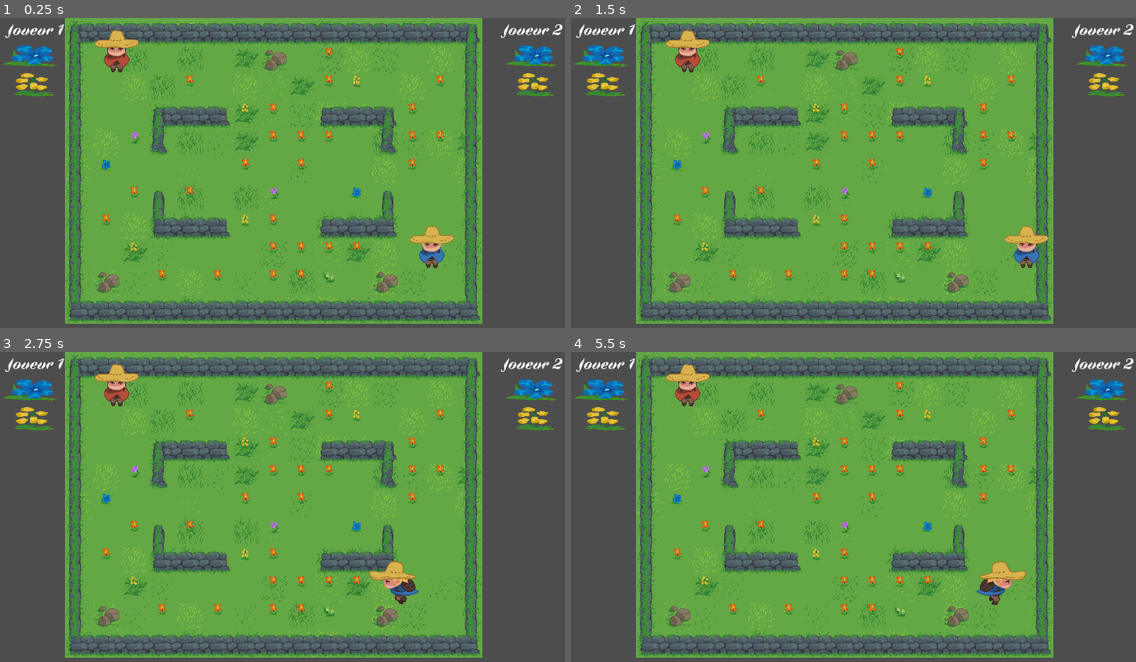
Above: before the commit, frames 1-4 (two rows, left to right).
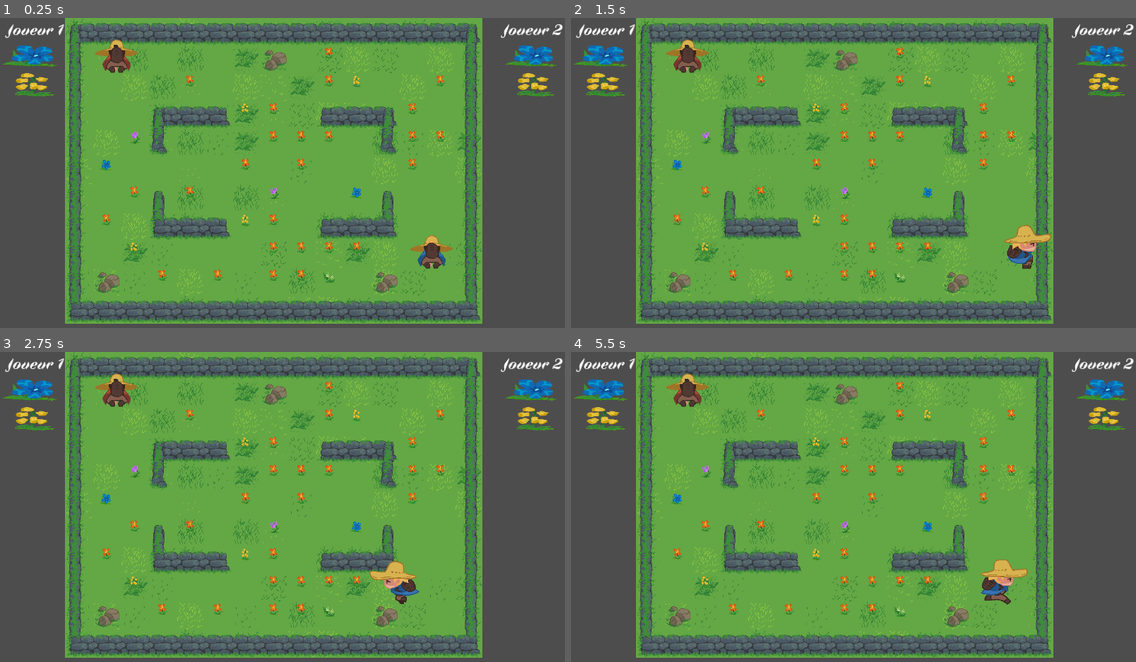
Above: after the commit, the same moments.

Repository: FablabMurat/2025GameJamCantal-1
Game: Godot game, scene res://root.tscn
Two runs of this game, one before a commit and one after it. Both use one fixed random seed, a clock stepped at 60 frames per second and the inputs below.
Inputs:
- Up to frame 1 (0.25 s): no input
- Up to frame 2 (1.5 s): tap Enter (ui_accept) at 0.5, 0.77, 1.25 s; hold Right (ui_right) from 0.53 s (still down)
- Up to frame 3 (2.75 s): tap Enter (ui_accept) at 1.52, 2 s; release Right (ui_right) at 2.03 s; hold Left (ui_left) from 2.03 s (still down)
- Up to frame 4 (5.5 s): release Left (ui_left) at 2.78 s; hold Right (ui_right) 2.78-4.28 s; tap Enter (ui_accept) at 3.02, 3.77, 4.25, 4.52 s; hold Left (ui_left) 4.28-5.03 s; hold Right (ui_right) from 5.03 s (still down)

The runs differ from the first frame. In frame 1, 1.1% of the frame differs, in the area x 16-81%, y 3-81%; in frame 2, 1.0%; in frame 3, 0.7%; in frame 4, 1.0%.

Commit message:
resolution conflit player.tscn + player.gd

Diff:
--- a/joueur_1.tres
+++ b/joueur_1.tres
@@ -1,7 +1,10 @@
-[gd_resource type="SpriteFrames" load_steps=17 format=3 uid="uid://beuuxgq2vt1fr"]
+[gd_resource type="SpriteFrames" load_steps=24 format=3 uid="uid://beuuxgq2vt1fr"]
 
 [ext_resource type="Texture2D" uid="uid://d3yd0u2mep0kg" path="res://Ressources/Images/character_01_profil_run01.png" id="1_t153x"]
+[ext_resource type="Texture2D" uid="uid://cc7fyfqd41oys" path="res://Ressources/Images/character_01_profil_idle.png" id="2_oj1w7"]
 [ext_resource type="Texture2D" uid="uid://ccurdx7xx6l0b" path="res://Ressources/Images/character_01_profil_run02.png" id="2_onoc6"]
+[ext_resource type="Texture2D" uid="uid://36llcomv0j3o" path="res://Ressources/Images/character_01_dos_idle.png" id="3_ar5cw"]
+[ext_resource type="Texture2D" uid="uid://cy6t135ipq3xt" path="res://Ressources/Images/character_01_gauche_idle.png" id="3_j2y11"]
 [ext_resource type="Texture2D" uid="uid://dvy0if1h2iqxp" path="res://Ressources/Images/character_01_profil_run03.png" id="3_uq4e6"]
 [ext_resource type="Texture2D" uid="uid://50yoxu2j1up8" path="res://Ressources/Images/character_01_profil_run04.png" id="4_yckha"]
 [ext_resource type="Texture2D" uid="uid://doqq0pcvbat65" path="res://Ressources/Images/character_01_dos_run01.png" id="5_7dkkx"]
@@ -14,11 +17,88 @@
 [ext_resource type="Texture2D" uid="uid://kfij4eyoxqsw" path="res://Ressources/Images/character_01_face_run04.png" id="12_ckeqo"]
 [ext_resource type="Texture2D" uid="uid://baxqdmr75ebpo" path="res://Ressources/Images/character_01_face_idle.png" id="13_ioh1j"]
 [ext_resource type="Texture2D" uid="uid://b0dr03mjgsjel" path="res://Ressources/Images/character_01_profil_down.png" id="14_2dbat"]
+[ext_resource type="Texture2D" uid="uid://c78tqx7nkmm6a" path="res://Ressources/Images/character_01_gauche_run01.png" id="15_i2qgr"]
 [ext_resource type="Texture2D" uid="uid://c333eel2twcje" path="res://Ressources/Images/character_01_dos_down.png" id="15_mi5kd"]
+[ext_resource type="Texture2D" uid="uid://slh1pyy65kas" path="res://Ressources/Images/character_01_gauche_run02.png" id="16_nrmef"]
 [ext_resource type="Texture2D" uid="uid://d07nmpoumw0h1" path="res://Ressources/Images/character_01_face_down.png" id="16_sdtc4"]
+[ext_resource type="Texture2D" uid="uid://b1i7c70saogxo" path="res://Ressources/Images/character_01_gauche_run03.png" id="17_xh4f2"]
+[ext_resource type="Texture2D" uid="uid://1orr8erof7fe" path="res://Ressources/Images/character_01_gauche_run04.png" id="18_7wlfd"]
 
 [resource]
 animations = [{
+"frames": [{
+"duration": 1.0,
+"texture": ExtResource("13_ioh1j")
+}],
+"loop": true,
+"name": &"idle_bas",
+"speed": 5.0
+}, {
+"frames": [{
+"duration": 1.0,
+"texture": ExtResource("2_oj1w7")
+}],
+"loop": true,
+"name": &"idle_droite",
+"speed": 5.0
+}, {
+"frames": [{
+"duration": 1.0,
+"texture": ExtResource("3_j2y11")
+}],
+"loop": true,
+"name": &"idle_gauche",
+"speed": 5.0
+}, {
+"frames": [{
+"duration": 1.0,
+"texture": ExtResource("3_ar5cw")
+}],
+"loop": true,
+"name": &"idle_haut",
+"speed": 5.0
+}, {
+"frames": [{
+"duration": 1.0,
+"texture": ExtResource("16_sdtc4")
+}],
+"loop": true,
+"name": &"pickup_bas",
+"speed": 5.0
+}, {
+"frames": [{
+"duration": 1.0,
+"texture": ExtResource("14_2dbat")
+}],
+"loop": true,
+"name": &"pickup_droite",
+"speed": 5.0
+}, {
+"frames": [{
+"duration": 1.0,
+"texture": ExtResource("15_mi5kd")
+}],
+"loop": true,
+"name": &"pickup_haut",
+"speed": 5.0
+}, {
+"frames": [{
+"duration": 1.0,
+"texture": ExtResource("9_h1jot")
+}, {
+"duration": 1.0,
+"texture": ExtResource("10_lt3nj")
+}, {
+"duration": 1.0,
+"texture": ExtResource("11_3oiai")
+}, {
+"duration": 1.0,
+"texture": ExtResource("12_ckeqo")
+}],
+"loop": true,
+"name": &"run_bas",
+"speed": 5.0
+}, {
 "frames": [{
 "duration": 1.0,
 "texture": ExtResource("1_t153x")
@@ -33,7 +113,24 @@
 "texture": ExtResource("4_yckha")
 }],
 "loop": true,
-"name": &"cote",
+"name": &"run_droite",
+"speed": 5.0
+}, {
+"frames": [{
+"duration": 1.0,
+"texture": ExtResource("15_i2qgr")
+}, {
+"duration": 1.0,
+"texture": ExtResource("16_nrmef")
+}, {
+"duration": 1.0,
+"texture": ExtResource("17_xh4f2")
+}, {
+"duration": 1.0,
+"texture": ExtResource("18_7wlfd")
+}],
+"loop": true,
+"name": &"run_gauche",
 "speed": 5.0
 }, {
 "frames": [{
@@ -50,55 +147,6 @@
 "texture": ExtResource("8_yyns1")
 }],
 "loop": true,
-"name": &"dos",
-"speed": 5.0
-}, {
-"frames": [{
-"duration": 1.0,
-"texture": ExtResource("9_h1jot")
-}, {
-"duration": 1.0,
-"texture": ExtResource("10_lt3nj")
-}, {
-"duration": 1.0,
-"texture": ExtResource("11_3oiai")
-}, {
-"duration": 1.0,
-"texture": ExtResource("12_ckeqo")
-}],
-"loop": true,
-"name": &"face",
-"speed": 5.0
-}, {
-"frames": [{
-"duration": 1.0,
-"texture": ExtResource("13_ioh1j")
-}],
-"loop": true,
-"name": &"idle",
-"speed": 5.0
-}, {
-"frames": [{
-"duration": 1.0,
-"texture": ExtResource("14_2dbat")
-}],
-"loop": true,
-"name": &"pickup_cote",
-"speed": 5.0
-}, {
-"frames": [{
-"duration": 1.0,
-"texture": ExtResource("15_mi5kd")
-}],
-"loop": true,
-"name": &"pickup_dos",
-"speed": 5.0
-}, {
-"frames": [{
-"duration": 1.0,
-"texture": ExtResource("16_sdtc4")
-}],
-"loop": true,
-"name": &"pickup_face",
+"name": &"run_haut",
 "speed": 5.0
 }]
--- a/joueur_2.tres
+++ b/joueur_2.tres
@@ -1,8 +1,11 @@
-[gd_resource type="SpriteFrames" load_steps=17 format=3 uid="uid://bbrnp08ndov3k"]
+[gd_resource type="SpriteFrames" load_steps=24 format=3 uid="uid://bbrnp08ndov3k"]
 
 [ext_resource type="Texture2D" uid="uid://bilr2fvsyrv7e" path="res://Ressources/Images/character_02_profil_run01.png" id="1_5mswf"]
+[ext_resource type="Texture2D" uid="uid://dap8kxhwu40md" path="res://Ressources/Images/character_02_profil_idle.png" id="2_62hpt"]
 [ext_resource type="Texture2D" uid="uid://btjl162vhorkc" path="res://Ressources/Images/character_02_profil_run02.png" id="2_hjn1f"]
 [ext_resource type="Texture2D" uid="uid://cb3af3ncxfy4h" path="res://Ressources/Images/character_02_profil_run03.png" id="3_7gc3o"]
+[ext_resource type="Texture2D" uid="uid://dr8kk73qpclbr" path="res://Ressources/Images/character_02_gauche_idle.png" id="3_g8gf8"]
+[ext_resource type="Texture2D" uid="uid://wypivfkv12g4" path="res://Ressources/Images/character_02_dos_idle.png" id="3_vci55"]
 [ext_resource type="Texture2D" uid="uid://bhjxntjewgcwx" path="res://Ressources/Images/character_02_profil_run04.png" id="4_m5o3o"]
 [ext_resource type="Texture2D" uid="uid://dg6mv6dgnd2fh" path="res://Ressources/Images/character_02_dos_run01.png" id="5_m6fpg"]
 [ext_resource type="Texture2D" uid="uid://drmsxnnpmjq8b" path="res://Ressources/Images/character_02_dos_run02.png" id="6_64jr8"]
@@ -14,11 +17,88 @@
 [ext_resource type="Texture2D" uid="uid://w5a7tmqddr8e" path="res://Ressources/Images/character_02_face_run04.png" id="12_6213p"]
 [ext_resource type="Texture2D" uid="uid://m4lcteh8rbst" path="res://Ressources/Images/character_02_face_idle.png" id="13_p0bw8"]
 [ext_resource type="Texture2D" uid="uid://cin1arvki68jt" path="res://Ressources/Images/character_02_profil_down.png" id="14_llwr4"]
+[ext_resource type="Texture2D" uid="uid://brf2q524imdvw" path="res://Ressources/Images/character_02_gauche_run01.png" id="15_pylxe"]
 [ext_resource type="Texture2D" uid="uid://oljne4qxbulk" path="res://Ressources/Images/character_02_dos_down.png" id="15_sl0ml"]
 [ext_resource type="Texture2D" uid="uid://bwsgm018x3vkn" path="res://Ressources/Images/character_02_face_down.png" id="16_gyslw"]
+[ext_resource type="Texture2D" uid="uid://cliqlbjauys4f" path="res://Ressources/Images/character_02_gauche_run02.png" id="16_l5cxk"]
+[ext_resource type="Texture2D" uid="uid://dclti5xl28rfx" path="res://Ressources/Images/character_02_gauche_run03.png" id="17_aygvt"]
+[ext_resource type="Texture2D" uid="uid://dx0ipcoj7rwf8" path="res://Ressources/Images/character_02_gauche_run04.png" id="18_ywwwa"]
 
 [resource]
 animations = [{
+"frames": [{
+"duration": 1.0,
+"texture": ExtResource("13_p0bw8")
+}],
+"loop": true,
+"name": &"idle_bas",
+"speed": 5.0
+}, {
+"frames": [{
+"duration": 1.0,
+"texture": ExtResource("2_62hpt")
+}],
+"loop": true,
+"name": &"idle_droite",
+"speed": 5.0
+}, {
+"frames": [{
+"duration": 1.0,
+"texture": ExtResource("3_g8gf8")
+}],
+"loop": true,
+"name": &"idle_gauche",
+"speed": 5.0
+}, {
+"frames": [{
+"duration": 1.0,
+"texture": ExtResource("3_vci55")
+}],
+"loop": true,
+"name": &"idle_haut",
+"speed": 5.0
+}, {
+"frames": [{
+"duration": 1.0,
+"texture": ExtResource("16_gyslw")
+}],
+"loop": true,
+"name": &"pickup_bas",
+"speed": 5.0
+}, {
+"frames": [{
+"duration": 1.0,
+"texture": ExtResource("14_llwr4")
+}],
+"loop": true,
+"name": &"pickup_droite",
+"speed": 5.0
+}, {
+"frames": [{
+"duration": 1.0,
+"texture": ExtResource("15_sl0ml")
+}],
+"loop": true,
+"name": &"pickup_haut",
+"speed": 5.0
+}, {
+"frames": [{
+"duration": 1.0,
+"texture": ExtResource("9_gi5uk")
+}, {
+"duration": 1.0,
+"texture": ExtResource("10_mpogi")
+}, {
+"duration": 1.0,
+"texture": ExtResource("11_l4g2d")
+}, {
+"duration": 1.0,
+"texture": ExtResource("12_6213p")
+}],
+"loop": true,
+"name": &"run_bas",
+"speed": 5.0
+}, {
 "frames": [{
 "duration": 1.0,
 "texture": ExtResource("1_5mswf")
@@ -33,7 +113,24 @@
 "texture": ExtResource("4_m5o3o")
 }],
 "loop": true,
-"name": &"cote",
+"name": &"run_droite",
+"speed": 5.0
+}, {
+"frames": [{
+"duration": 1.0,
+"texture": ExtResource("15_pylxe")
+}, {
+"duration": 1.0,
+"texture": ExtResource("16_l5cxk")
+}, {
+"duration": 1.0,
+"texture": ExtResource("17_aygvt")
+}, {
+"duration": 1.0,
+"texture": ExtResource("18_ywwwa")
+}],
+"loop": true,
+"name": &"run_gauche",
 "speed": 5.0
 }, {
 "frames": [{
@@ -50,55 +147,6 @@
 "texture": ExtResource("8_ter7j")
 }],
 "loop": true,
-"name": &"dos",
-"speed": 5.0
-}, {
-"frames": [{
-"duration": 1.0,
-"texture": ExtResource("9_gi5uk")
-}, {
-"duration": 1.0,
-"texture": ExtResource("10_mpogi")
-}, {
-"duration": 1.0,
-"texture": ExtResource("11_l4g2d")
-}, {
-"duration": 1.0,
-"texture": ExtResource("12_6213p")
-}],
-"loop": true,
-"name": &"face",
-"speed": 5.0
-}, {
-"frames": [{
-"duration": 1.0,
-"texture": ExtResource("13_p0bw8")
-}],
-"loop": true,
-"name": &"idle",
-"speed": 5.0
-}, {
-"frames": [{
-"duration": 1.0,
-"texture": ExtResource("14_llwr4")
-}],
-"loop": true,
-"name": &"pickup_cote",
-"speed": 5.0
-}, {
-"frames": [{
-"duration": 1.0,
-"texture": ExtResource("15_sl0ml")
-}],
-"loop": true,
-"name": &"pickup_dos",
-"speed": 5.0
-}, {
-"frames": [{
-"duration": 1.0,
-"texture": ExtResource("16_gyslw")
-}],
-"loop": true,
-"name": &"pickup_face",
+"name": &"run_haut",
 "speed": 5.0
 }]
--- a/perso.gd
+++ b/perso.gd
@@ -7,6 +7,8 @@
 var bouger_gauche : String
 var bouger_haut : String
 var bouger_bas : String
+
+var dir : String = "down"
 
 const SPEED = 200
 const PAUSEMAX = 3.0
@@ -76,18 +78,25 @@
 	move_and_slide()
 
 	$AnimatedSprite2D.play()
-	if !velocity :
-		$AnimatedSprite2D.animation = "idle"
-	elif velocity :
-		if velocity.x != 0:
-			$AnimatedSprite2D.animation = "cote"
-			$AnimatedSprite2D.flip_h = velocity.x < 0
-		elif velocity.y > 0:
-			$AnimatedSprite2D.animation = "face"
-		elif velocity.y < 0:
-			$AnimatedSprite2D.animation = "dos"
+	#if !velocity :
+		#$AnimatedSprite2D.animation = "idle"
+	#elif velocity :
+		#if velocity.x != 0:
+			#$AnimatedSprite2D.animation = "cote"
+			#$AnimatedSprite2D.flip_h = velocity.x < 0
+		#elif velocity.y > 0:
+			#$AnimatedSprite2D.animation = "face"
+		#elif velocity.y < 0:
+			#$AnimatedSprite2D.animation = "dos"
 
-	#
+	if velocity:
+		if velocity.x < 0: dir = "gauche"
+		elif velocity.x > 0: dir = "droite"
+		elif velocity.y > 0: dir = "bas"
+		elif velocity.y < 0: dir = "haut"
+		$AnimatedSprite2D.play("run_" + dir)
+	else :
+		$AnimatedSprite2D.play("idle_" + dir)
 	#var collision = get_last_slide_collision()
 	#if collision:
 		#var plante = collision.get_collider()
@@ -97,6 +106,7 @@
 func _process(delta: float) -> void:
 	if Input.is_action_just_pressed("cueillir_%d" % nperso) and not is_stunned:
 		# Cueillette
+
 		cueillette()
 	if $PauseBar.visible :
 		if is_stunned :
@@ -108,7 +118,7 @@
 	speedMultiplier = -1.0  # avec le +1, çà bloque le perso
 	$PauseBar.max_value = int(PAUSEMAX)
 	$CueilletteTimer.start()
-	$FX_animation.play("pickup")
+	$FX_animation.play("pickup" + dir)
 	$PauseBar.show()
 	if $AreaCueillette2D.has_overlapping_areas():
 		for i in $AreaCueillette2D.get_overlapping_areas():
@@ -123,6 +133,7 @@
 	$FX_animation.play("none")
 	$PauseBar.hide()
 	pass # Replace with function body.
+
 
 var is_stunned := false
 @onready var stun_timer := $StunTimer
--- a/perso.tscn
+++ b/perso.tscn
@@ -12,8 +12,8 @@
 [ext_resource type="Texture2D" uid="uid://hs4b3sa6oc4u" path="res://Ressources/Images/fx_stun_04.png" id="25_p5wiy"]
 
 [sub_resource type="CapsuleShape2D" id="CapsuleShape2D_3iuav"]
-radius = 12.0
-height = 50.0
+radius = 9.0
+height = 48.0
 
 [sub_resource type="CircleShape2D" id="CircleShape2D_owj8a"]
 radius = 32.0156
@@ -82,7 +82,7 @@
 
 [node name="AnimatedSprite2D" type="AnimatedSprite2D" parent="."]
 sprite_frames = ExtResource("2_ubsce")
-animation = &"pickup_face"
+animation = &"pickup_haut"
 offset = Vector2(0, -50)
 
 [node name="CollisionShape2D" type="CollisionShape2D" parent="."]
Binary file added: Ressources/Images/character_01_gauche_idle.png
Not shown, added: Ressources/Images/character_01_gauche_idle.png.import
Binary file added: Ressources/Images/character_01_gauche_run01.png
Not shown, added: Ressources/Images/character_01_gauche_run01.png.import
Binary file added: Ressources/Images/character_01_gauche_run02.png
Not shown, added: Ressources/Images/character_01_gauche_run02.png.import
Binary file added: Ressources/Images/character_01_gauche_run03.png
Not shown, added: Ressources/Images/character_01_gauche_run03.png.import
Binary file added: Ressources/Images/character_01_gauche_run04.png
Not shown, added: Ressources/Images/character_01_gauche_run04.png.import
Binary file added: Ressources/Images/character_02_gauche_idle.png
Not shown, added: Ressources/Images/character_02_gauche_idle.png.import
(and 8 more such lines)
